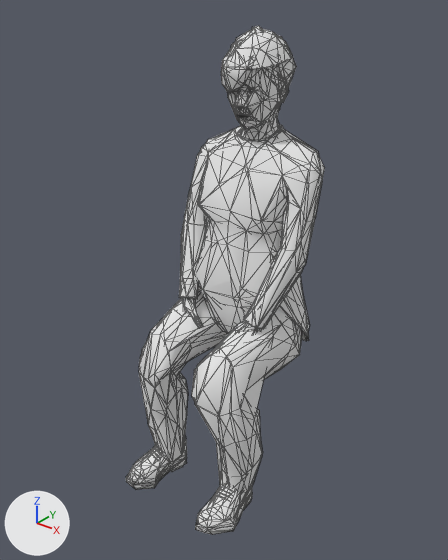
One commit to the glTF model assets/actors/crowd/fan06.glb: the scene before it, then after it.
One viewpoint serves both versions: a camera (50 mm lens) standing at (1.028, -1.243, 1.401) and looking at (0.006, 0.034, 0.609). Every picture has the same lights, and +X, +Y and +Z are marked at lower left. The first picture is the older version. Both versions are drawn at frame 0 of the action 'fan06|idle_sway'; the numbers are the values there. Mesh edges are drawn as thin lines.

The first picture shows 'fan06', 'fan06_lod1'.
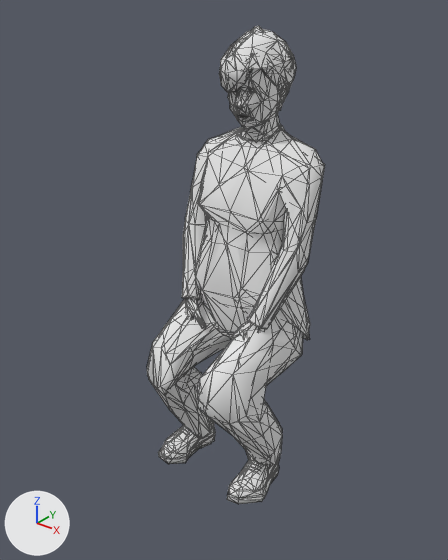
The edits, one by one:
Bone 'upperleg01.L' (bone_upperleg01_l) turns from (-57, 0, 0) to (-48, -1, -2) degrees about its own x, y and z.
Bone 'upperleg02.L' (bone_upperleg02_l) turns from (-21, 15, 12) to (-21, 13, 13) degrees about its own x, y and z.
Bone 'lowerleg01.L' (bone_lowerleg01_l) turns from (79, -11, 0) to (91, -9, -1) degrees about its own x, y and z.
Bone 'foot.L' (bone_foot_l) turns from (-19, 7, 0) to (-36, 11, 9) degrees about its own x, y and z.
Bone 'upperleg01.R' (bone_upperleg01_r) turns from (-57, 0, 0) to (-48, 1, 2) degrees about its own x, y and z.
Bone 'upperleg02.R' (bone_upperleg02_r) turns from (-21, -15, -12) to (-21, -13, -13) degrees about its own x, y and z.
Bone 'lowerleg01.R' (bone_lowerleg01_r) turns from (79, 11, 0) to (91, 9, 1) degrees about its own x, y and z.
Bone 'foot.R' (bone_foot_r) turns from (-19, -7, 0) to (-36, -11, -9) degrees about its own x, y and z.
Bone 'upperarm01.L' (bone_upperarm01_l) turns from (15, 6, -36) to (13, 6, -36) degrees about its own x, y and z.
Bone 'upperarm01.R' (bone_upperarm01_r) turns from (14, -6, 36) to (12, -5, 36) degrees about its own x, y and z.

Where the change shows, as pixel boxes [x1, y1, x2, y2] in the pictures (448 x 560 px):
'fan06', posed (10% narrower, 6% shorter)
    before: [126, 26, 325, 535]
    after: [147, 26, 325, 504]
'fan06_lod1', posed (9% narrower, 7% shorter)
    before: [127, 27, 321, 532]
    after: [149, 31, 325, 499]
bone 'upperleg01.L', root to tip
    before: (278, 317) to (266, 332)
    after: (278, 317) to (267, 334)
bone 'upperleg02.L', root to tip
    before: (266, 332) to (224, 384)
    after: (267, 334) to (228, 395)
bone 'lowerleg01.L', root to tip
    before: (224, 384) to (233, 442)
    after: (228, 395) to (251, 432)
bone 'foot.L', root to tip
    before: (239, 482) to (214, 513)
    after: (266, 456) to (243, 485)
bone 'upperleg01.R', root to tip
    before: (226, 297) to (211, 310)
    after: (226, 297) to (212, 313)
bone 'upperleg02.R', root to tip
    before: (211, 310) to (158, 353)
    after: (212, 313) to (162, 363)
bone 'lowerleg01.R', root to tip
    before: (158, 353) to (167, 407)
    after: (162, 363) to (186, 399)
bone 'foot.R', root to tip
    before: (173, 444) to (147, 471)
    after: (201, 422) to (178, 447)
bone 'upperarm01.L', root to tip
    before: (304, 176) to (300, 200)
    after: (304, 176) to (301, 200)
bone 'upperarm01.R', root to tip
    before: (214, 157) to (208, 178)
    after: (214, 157) to (209, 178)
